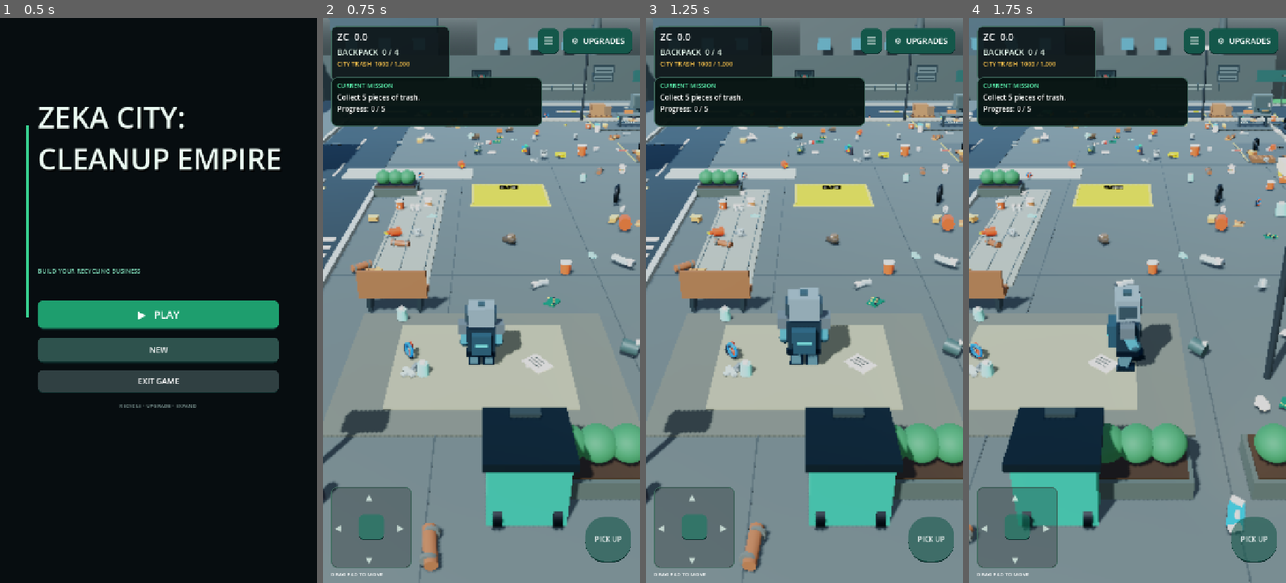
Above: before the commit, frames 1-4 (left to right).
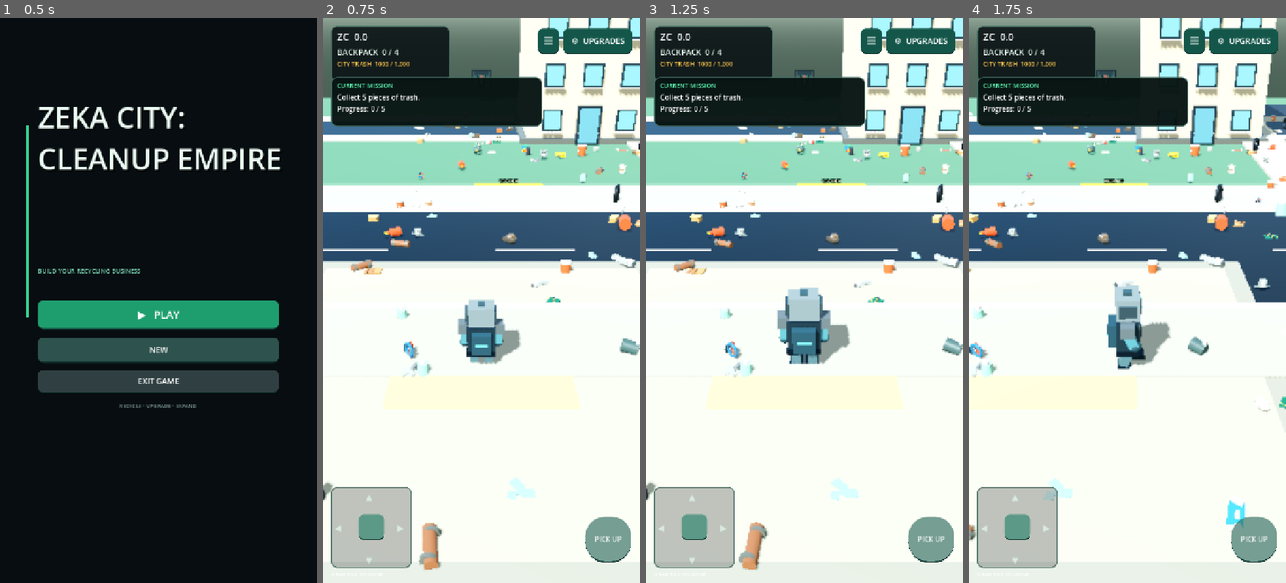
Above: after the commit, the same moments.

Repository: zekainstabot/trash-empire
Game: Godot game, scene res://Scenes/Main.tscn
Same seed, same stepped clock (60 frames per second), same inputs: the game is played once before the commit and once after it.
Inputs (mouse positions are in pixels of both pictures, inside the frame that each line leads up to):
- Up to frame 1 (0.5 s): no input
- Up to frame 2 (0.75 s): click "▶ PLAY" at 0.5 s
- Up to frame 3 (1.25 s): no input
- Up to frame 4 (1.75 s): move the mouse to (1197, 272) at 1.27 s; hold D (move_right) from 1.28 s (still down); click (1197, 272) at 1.42 s

Frame 1 is identical in both runs. In frame 2, 87% of the frame differs, in the area x 0-100%, y 0-100%; in frame 3, 87%; in frame 4, 87%.

Commit message:
Rebuild city environment from scratch with connected streets and urban districts

Diff:
--- a/Scripts/main.gd
+++ b/Scripts/main.gd
@@ -239,128 +239,179 @@
 	_animate_city_pedestrians(delta)
 
 func _build_world() -> void:
+	# Clean daylight lighting for the redesigned, open city.
 	var world_env := WorldEnvironment.new()
 	var env := Environment.new()
 	env.background_mode = Environment.BG_SKY
 	var sky_resource := Sky.new()
 	var sky_material := ProceduralSkyMaterial.new()
-	sky_material.sky_top_color = Color(0.16, 0.38, 0.68)
-	sky_material.sky_horizon_color = Color(0.72, 0.82, 0.92)
-	sky_material.ground_bottom_color = Color(0.20, 0.24, 0.25)
-	sky_material.ground_horizon_color = Color(0.55, 0.61, 0.63)
-	sky_material.sun_angle_max = 18.0
+	sky_material.sky_top_color = Color(0.18, 0.42, 0.72)
+	sky_material.sky_horizon_color = Color(0.78, 0.86, 0.91)
+	sky_material.ground_bottom_color = Color(0.24, 0.30, 0.27)
+	sky_material.ground_horizon_color = Color(0.57, 0.65, 0.59)
 	sky_material.use_debanding = true
 	sky_resource.sky_material = sky_material
 	env.sky = sky_resource
 	env.ambient_light_source = Environment.AMBIENT_SOURCE_COLOR
-	env.ambient_light_color = Color(0.72, 0.77, 0.82)
-	env.ambient_light_energy = 0.92
+	env.ambient_light_color = Color(0.78, 0.82, 0.79)
+	env.ambient_light_energy = 1.0
 	env.tonemap_mode = Environment.TONE_MAPPER_FILMIC
-	env.tonemap_exposure = 1.08
-	env.tonemap_white = 5.0
+	env.tonemap_exposure = 1.0
 	world_env.environment = env
 	add_child(world_env)
 
 	var sun := DirectionalLight3D.new()
 	sun.rotation_degrees = Vector3(-48, -32, 0)
-	sun.light_energy = 1.28
+	sun.light_energy = 1.18
 	sun.shadow_enabled = true
 	sun.shadow_bias = 0.035
-	sun.directional_shadow_max_distance = 75.0
+	sun.directional_shadow_max_distance = 90.0
 	add_child(sun)
 
-	# Main concrete yard and worn work zones.
-	_box("ConcreteYard", Vector3(0, -0.3, 0), Vector3(32, 0.6, 72), Color(0.34, 0.37, 0.35), true)
-	_box("RoadLane", Vector3(-8.0, 0.012, 1.0), Vector3(5.0, 0.025, 70.0), Color(0.19, 0.22, 0.22), false)
-	for z in range(-11, 13, 4):
-		_box("RoadDash", Vector3(-8.0, 0.03, z), Vector3(0.13, 0.025, 1.7), Color(0.88, 0.77, 0.38), false)
+	_build_city_rework_layout()
 	_build_city_dump_area()
-	# Endgame landfill: a continuous, walkable extension of the city.
-	_box("FinalCleanupGround", Vector3(160, -0.3, 0), Vector3(96, 0.6, 72), Color(0.30, 0.32, 0.27), true)
-	_box("FinalCleanupWorkPad", Vector3(160, 0.018, 0), Vector3(90, 0.035, 62), Color(0.28, 0.30, 0.26), false)
-	_box("FinalZoneAccessRoad", Vector3(122, 0.025, 0), Vector3(28, 0.05, 8.0), Color(0.14, 0.17, 0.18), false)
-	_box("FinalZoneRoadCenterLine", Vector3(122, 0.055, 0), Vector3(26, 0.012, 0.13), Color(0.91, 0.78, 0.43), false)
-	_box("FinalZoneEntryApron", Vector3(135, 0.045, 0), Vector3(8, 0.08, 15), Color(0.34, 0.35, 0.30), false)
-	_box("FinalZoneSignPost", Vector3(119, 2.0, -7.0), Vector3(0.22, 4.0, 0.22), Color(0.22, 0.25, 0.24), false)
-	_box("FinalZoneSignBoard", Vector3(119, 3.35, -7.0), Vector3(9.5, 1.8, 0.28), Color(0.08, 0.27, 0.25), false)
-	_label_3d("RECYCLING FACTORY", Vector3(119, 3.45, -6.82), 0.42)
-	for marker_x in range(118, 207, 8):
-		_box("FinalZoneBoundaryMarker", Vector3(float(marker_x), 0.04, -34.0), Vector3(0.7, 0.08, 0.7), Color(0.88, 0.62, 0.12), false)
-		_box("FinalZoneBoundaryMarker", Vector3(float(marker_x), 0.04, 34.0), Vector3(0.7, 0.08, 0.7), Color(0.88, 0.62, 0.12), false)
-	_box("PlayerStartZone", Vector3(0, 0.02, 7), Vector3(7, 0.04, 5), Color(0.39, 0.40, 0.35), false)
-
-	# Perimeter walls, fencing, and gate.
-	_box("BackWall", Vector3(0, 2.0, -35.5), Vector3(32, 4, 0.5), Color(0.28, 0.32, 0.31), true)
-	_box("LeftWall", Vector3(-15.5, 2.0, 0), Vector3(0.5, 4, 72), Color(0.28, 0.32, 0.31), true)
-	_box("DistrictTwoGround", Vector3(32, -0.3, 0), Vector3(32, 0.6, 72), Color(0.20, 0.43, 0.22), true)
-	_box("DistrictTwoGrassPatch", Vector3(32, 0.012, 0), Vector3(29.5, 0.025, 60.0), Color(0.25, 0.50, 0.22), false)
-	_box("DistrictThreeGround", Vector3(64, -0.3, 0), Vector3(32, 0.6, 72), Color(0.32, 0.34, 0.29), true)
-	# Open the east edge into a boulevard leading to the new market quarter.
-	_box("DistrictFourGround", Vector3(96, -0.3, 0), Vector3(32, 0.6, 72), Color(0.29, 0.34, 0.30), true)
-	_box("DistrictFourGrassPatch", Vector3(96, 0.012, 0), Vector3(29.5, 0.025, 60.0), Color(0.27, 0.43, 0.25), false)
-	# Wide service gateway into the new city recycling factory.
-	_box("DistrictFourOuterWallNorth", Vector3(111.5, 2.0, -22.0), Vector3(0.5, 4.0, 28.0), Color(0.28, 0.32, 0.31), true)
-	_box("DistrictFourOuterWallSouth", Vector3(111.5, 2.0, 22.0), Vector3(0.5, 4.0, 28.0), Color(0.28, 0.32, 0.31), true)
-	for gate_z in [-8.0, 8.0]:
-		_box("LandfillGatePillar", Vector3(111.5, 2.1, gate_z), Vector3(0.8, 4.2, 0.8), Color(0.20, 0.26, 0.25), true)
-		_box("LandfillGateCap", Vector3(111.5, 4.25, gate_z), Vector3(1.1, 0.22, 1.1), Color(0.83, 0.62, 0.19), false)
-	_box("LandfillGateHeader", Vector3(111.5, 4.15, 0), Vector3(0.45, 0.28, 15.5), Color(0.14, 0.22, 0.21), false)
-	_label_3d("RECYCLING FACTORY", Vector3(113.0, 4.65, 0), 0.34)
-	for x in range(-14, 15, 2):
-		# Keep a wide, player-accessible entrance aligned with the road.
-		if x >= -12 and x <= -4:
-			continue
-		_box("FencePost", Vector3(x, 1.35, 35.0), Vector3(0.16, 2.7, 0.16), Color(0.20, 0.24, 0.24), true)
-	# Wide 8-metre opening: both the player and municipal trucks can enter freely.
-	for rail_y in [2.45, 0.45]:
-		_box("FenceRailServiceLeft", Vector3(-13.5, rail_y, 35.0), Vector3(3.0, 0.14, 0.14), Color(0.18, 0.22, 0.22), false)
-		_box("FenceRailServiceRight", Vector3(5.5, rail_y, 35.0), Vector3(19.0, 0.14, 0.14), Color(0.18, 0.22, 0.22), false)
-	_box("GateLeft", Vector3(-12.0, 1.3, 35.0), Vector3(0.14, 2.6, 0.14), Color(0.82, 0.62, 0.18), false)
-	_box("GateRight", Vector3(-4.0, 1.3, 35.0), Vector3(0.14, 2.6, 0.14), Color(0.82, 0.62, 0.18), false)
-	_add_invisible_barrier("MainFrontSafety", Vector3(0, 1.0, 36.0), Vector3(32, 2.0, 0.5))
-
-	# Residential building: moved to the quiet west edge, away from the factory line.
-	_build_apartment_block()
-
-	# Clearly marked unloading pad directly in front of the conveyor intake.
-	_box("UnloadPad", Vector3(1.35, 0.018, -6.5), Vector3(3.5, 0.035, 3.2), Color(0.95, 0.66, 0.12), false)
-	_box("UnloadBorderFront", Vector3(1.35, 0.045, -8.12), Vector3(3.55, 0.045, 0.12), Color(1.0, 0.88, 0.28), false)
-	_box("UnloadBorderBack", Vector3(1.35, 0.045, -4.88), Vector3(3.55, 0.045, 0.12), Color(1.0, 0.88, 0.28), false)
-	_box("UnloadBorderLeft", Vector3(-0.43, 0.045, -6.5), Vector3(0.12, 0.045, 3.2), Color(1.0, 0.88, 0.28), false)
-	_box("UnloadBorderRight", Vector3(3.13, 0.045, -6.5), Vector3(0.12, 0.045, 3.2), Color(1.0, 0.88, 0.28), false)
-	_label_3d("UNLOAD HERE", Vector3(1.35, 0.12, -7.45), 0.28)
-
-	# The old central-city processing line was removed; recycling equipment is in the dedicated factory district.
-
-	# Ordinary neighborhood waste bins, distributed around the streets.
-	_make_street_bin(Vector3(-14.2, 0, -17.0), Color(0.20, 0.29, 0.27))
-	_make_street_bin(Vector3(13.8, 0, 8.5), Color(0.28, 0.34, 0.32))
-	_make_street_bin(Vector3(29.0, 0, -15.5), Color(0.22, 0.30, 0.36))
-	_make_barrel(Vector3(-13.25, 0, 4.0), Color(0.76, 0.31, 0.16))
-	_make_barrel(Vector3(-13.25, 0, 6.0), Color(0.18, 0.43, 0.67))
-	_make_tire_stack(Vector3(12.0, 0, 4.5))
-	_make_lamp(Vector3(-13.4, 0, -12.5))
-	_make_lamp(Vector3(13.4, 0, 10.5))
-	_make_tree(Vector3(-13.0, 0, 9.0))
-	_make_tree(Vector3(-13.0, 0, 1.0))
-	_box("SpawnPad", Vector3(0, 0.05, 7), Vector3(4.5, 0.08, 3.5), Color(0.48, 0.48, 0.39), false)
-	_label_3d("TRASH EMPIRE", Vector3(0, 3.2, 34.5), 0.65)
-	_build_first_district_details()
-	_build_yard_environment_details()
-	_build_industrial_set_dressing()
-	_build_random_residential_blocks()
-	_build_connected_city_streets()
-	_build_city_polish()
-	_build_city_life_details()
+	_build_recycling_mega_factory()
+	_build_sorting_district()
 	_build_city_pedestrians()
-	_build_recycling_mega_factory()
-	_build_commercial_district()
-	_build_sorting_district()
-	_build_ad_billboards()
-
 	refill_world_button = _create_gear_refill_button(Vector3(0.0, 2.0, -35.20), Callable(self, "_refill_first_district"))
 	refill_world_button.rotation_degrees.y = 90.0
-	# Central-city factory machines are intentionally removed.
+
+
+func _build_city_rework_layout() -> void:
+	# One continuous, walkable city surface replaces the old fenced concrete yard.
+	var grass := Color(0.27, 0.43, 0.29)
+	var asphalt := Color(0.105, 0.125, 0.14)
+	var sidewalk := Color(0.61, 0.62, 0.57)
+	var curb := Color(0.78, 0.77, 0.68)
+	var white := Color(0.90, 0.88, 0.79)
+	_box("CityTerrain", Vector3(49.0, -0.34, 0.0), Vector3(132.0, 0.68, 74.0), grass, true)
+	_box("FinalCleanupGround", Vector3(160.0, -0.34, 0.0), Vector3(96.0, 0.68, 74.0), Color(0.34, 0.38, 0.30), true)
+	_box("FinalCleanupWorkPad", Vector3(160.0, 0.018, 0.0), Vector3(90.0, 0.035, 62.0), Color(0.34, 0.38, 0.30), false)
+
+	# Main east-west boulevard with proper curbs, sidewalks and lane markings.
+	_box("CityGrandBoulevard", Vector3(49.0, 0.025, 0.0), Vector3(132.0, 0.05, 8.2), asphalt, false)
+	for side in [-1.0, 1.0]:
+		_box("BoulevardCurb", Vector3(49.0, 0.09, side * 4.25), Vector3(132.0, 0.18, 0.28), curb, false)
+		_box("BoulevardSidewalk", Vector3(49.0, 0.075, side * 6.0), Vector3(132.0, 0.15, 3.2), sidewalk, false)
+		_box("BoulevardGrassVerge", Vector3(49.0, 0.025, side * 8.0), Vector3(132.0, 0.05, 1.0), grass.lightened(0.08), false)
+	for dash_x in range(-12, 115, 7):
+		_box("BoulevardLaneDash", Vector3(float(dash_x), 0.058, 0.0), Vector3(3.0, 0.016, 0.13), white, false)
+
+	# Four connected north-south streets create recognizable city blocks.
+	for street_x in [16.0, 48.0, 80.0, 104.0]:
+		_box("CityCrossStreet", Vector3(street_x, 0.028, 0.0), Vector3(6.8, 0.056, 66.0), asphalt, false)
+		for side in [-1.0, 1.0]:
+			_box("CrossStreetCurb", Vector3(street_x + side * 3.55, 0.09, 0.0), Vector3(0.22, 0.18, 66.0), curb, false)
+			_box("CrossStreetWalkway", Vector3(street_x + side * 5.0, 0.075, 0.0), Vector3(2.7, 0.15, 66.0), sidewalk, false)
+		for z in range(-28, 29, 8):
+			_box("CrossStreetCenterMark", Vector3(street_x, 0.06, float(z)), Vector3(0.12, 0.016, 2.7), white, false)
+		# Zebra crossings at the main boulevard.
+		for stripe in range(6):
+			_box("CityZebraCrossing", Vector3(street_x - 2.0 + float(stripe) * 0.8, 0.065, 5.2), Vector3(0.48, 0.018, 1.5), white, false)
+			_box("CityZebraCrossing", Vector3(street_x - 2.0 + float(stripe) * 0.8, 0.065, -5.2), Vector3(0.48, 0.018, 1.5), white, false)
+
+	# Side streets, parking bays and block access lanes.
+	for street_z in [-22.0, 22.0]:
+		_box("NeighborhoodStreet", Vector3(49.0, 0.024, street_z), Vector3(132.0, 0.048, 5.4), asphalt, false)
+		for side in [-1.0, 1.0]:
+			_box("NeighborhoodSidewalk", Vector3(49.0, 0.07, street_z + side * 3.45), Vector3(132.0, 0.14, 1.5), sidewalk, false)
+		for dash_x in range(-10, 115, 8):
+			_box("NeighborhoodLaneDash", Vector3(float(dash_x), 0.055, street_z), Vector3(3.0, 0.012, 0.10), white, false)
+
+	# Residential and civic buildings are arranged as real blocks, leaving clear
+	# pedestrian routes and keeping the four sorting-station plots unobstructed.
+	_build_city_block_building(Vector3(7.0, 0.0, -22.0), "APARTMENTS", Color(0.72, 0.67, 0.56), 3, 8.0)
+	_build_city_block_building(Vector3(40.0, 0.0, -22.0), "CITY HALL", Color(0.70, 0.73, 0.68), 2, 10.0)
+	_build_city_block_building(Vector3(72.0, 0.0, -22.0), "LIBRARY", Color(0.70, 0.57, 0.43), 2, 8.0)
+	_build_city_block_building(Vector3(99.0, 0.0, -22.0), "CLINIC", Color(0.73, 0.76, 0.72), 2, 7.0)
+	_build_city_block_building(Vector3(7.0, 0.0, 22.0), "RESIDENCES", Color(0.67, 0.70, 0.73), 3, 8.5)
+	_build_city_block_building(Vector3(40.0, 0.0, 22.0), "SCHOOL", Color(0.76, 0.66, 0.48), 2, 7.0)
+	_build_city_block_building(Vector3(72.0, 0.0, 22.0), "FIRE STATION", Color(0.68, 0.43, 0.37), 2, 7.0)
+	_build_city_block_building(Vector3(99.0, 0.0, 22.0), "SUPERMARKET", Color(0.52, 0.66, 0.58), 1, 6.0)
+
+	# A proper public park occupies the open civic block, with paths and seating.
+	_box("CityParkLawn", Vector3(56.0, 0.055, 13.0), Vector3(19.0, 0.11, 12.0), Color(0.25, 0.48, 0.27), false)
+	_box("ParkPathLong", Vector3(56.0, 0.12, 13.0), Vector3(17.0, 0.04, 1.5), sidewalk, false)
+	_box("ParkPathCross", Vector3(56.0, 0.125, 13.0), Vector3(1.5, 0.04, 10.0), sidewalk, false)
+	_cylinder("CityParkFountainBasin", Vector3(56.0, 0.30, 13.0), 1.55, 0.42, Color(0.48, 0.53, 0.50), false)
+	_cylinder("CityParkFountainWater", Vector3(56.0, 0.53, 13.0), 1.30, 0.05, Color(0.19, 0.55, 0.69), false)
+	_cylinder("CityParkFountainCore", Vector3(56.0, 0.83, 13.0), 0.24, 0.58, Color(0.70, 0.72, 0.67), false)
+	for bench_pos in [Vector3(49.0, 0.0, 13.0), Vector3(63.0, 0.0, 13.0)]:
+		_make_bench(bench_pos)
+	for tree_pos in [Vector3(48.0, 0.0, 8.5), Vector3(64.0, 0.0, 8.5), Vector3(48.0, 0.0, 17.5), Vector3(64.0, 0.0, 17.5)]:
+		_build_neighborhood_tree(tree_pos)
+
+	# Player's starting plaza and waste drop-off remain easy to find.
+	_box("PlayerWelcomePlaza", Vector3(0.0, 0.035, 7.0), Vector3(12.0, 0.07, 12.0), Color(0.53, 0.54, 0.49), false)
+	_box("PlayerWelcomeInset", Vector3(0.0, 0.078, 7.0), Vector3(10.8, 0.018, 10.8), Color(0.62, 0.62, 0.55), false)
+	_box("SpawnPad", Vector3(0.0, 0.105, 7.0), Vector3(4.5, 0.035, 3.5), Color(0.78, 0.68, 0.43), false)
+	_label_3d("ZEKA CITY", Vector3(0.0, 3.2, 34.0), 0.65)
+	_box("UnloadPad", Vector3(1.35, 0.12, -6.5), Vector3(3.5, 0.035, 3.2), Color(0.94, 0.66, 0.13), false)
+	_label_3d("WASTE DROP-OFF", Vector3(1.35, 0.45, -7.45), 0.24)
+
+	# Public waste bins are placed beside sidewalks, never in the traffic lanes.
+	for bin_pos in [Vector3(-11.0, 0.0, -7.0), Vector3(12.0, 0.0, 9.0), Vector3(29.0, 0.0, -12.0), Vector3(61.0, 0.0, -8.0), Vector3(91.0, 0.0, 9.0), Vector3(108.0, 0.0, -10.0)]:
+		_make_street_bin(bin_pos, Color(0.18, 0.34, 0.31))
+	for barrel_pos in [Vector3(-11.5, 0.0, 3.0), Vector3(13.0, 0.0, 12.0)]:
+		_make_barrel(barrel_pos, Color(0.72, 0.34, 0.18))
+
+	# Street furniture: lamps, traffic lights, signs and parking.
+	for lamp_pos in [Vector3(13.0, 0.0, -8.0), Vector3(19.0, 0.0, 8.0), Vector3(45.0, 0.0, -8.0), Vector3(51.0, 0.0, 8.0), Vector3(77.0, 0.0, -8.0), Vector3(83.0, 0.0, 8.0), Vector3(101.0, 0.0, -8.0), Vector3(107.0, 0.0, 8.0)]:
+		_make_lamp(lamp_pos)
+	for signal_x in [16.0, 48.0, 80.0, 104.0]:
+		for signal_side in [-1.0, 1.0]:
+			var signal_pos := Vector3(signal_x + signal_side * 4.4, 0.0, signal_side * 5.8)
+			_box("TrafficSignalPole", signal_pos + Vector3(0, 1.55, 0), Vector3(0.11, 3.1, 0.11), Color(0.16, 0.20, 0.21), false)
+			_box("TrafficSignalHead", signal_pos + Vector3(0, 2.85, 0), Vector3(0.34, 0.78, 0.28), Color(0.055, 0.075, 0.08), false)
+			for light_i in range(3):
+				_cylinder("TrafficLightLens", signal_pos + Vector3(0, 3.08 - float(light_i) * 0.23, 0.16), 0.07, 0.045, [Color(0.82, 0.18, 0.14), Color(0.92, 0.69, 0.16), Color(0.20, 0.72, 0.34)][light_i], false)
+	for car_pos in [Vector3(22.0, 0.0, -10.0), Vector3(44.0, 0.0, 10.0), Vector3(68.0, 0.0, -10.0), Vector3(92.0, 0.0, 10.0)]:
+		_make_parked_car(car_pos)
+
+	# Trees line the sidewalks and create green pockets between buildings.
+	for tree_pos in [Vector3(20.0, 0.0, -8.0), Vector3(28.0, 0.0, 8.0), Vector3(44.0, 0.0, -8.0), Vector3(52.0, 0.0, 8.0), Vector3(76.0, 0.0, -8.0), Vector3(84.0, 0.0, 8.0), Vector3(100.0, 0.0, -8.0), Vector3(108.0, 0.0, 8.0)]:
+		_build_neighborhood_tree(tree_pos)
+
+	# Road connection from the city into the industrial recycling campus.
+	_box("FactoryAccessRoad", Vector3(133.0, 0.03, 0.0), Vector3(36.0, 0.06, 8.2), asphalt, false)
+	_box("FactoryAccessCenterLine", Vector3(133.0, 0.065, 0.0), Vector3(35.0, 0.012, 0.13), white, false)
+	_box("FactoryGateApron", Vector3(115.0, 0.045, 0.0), Vector3(10.0, 0.09, 16.0), Color(0.45, 0.47, 0.43), false)
+	_box("FactoryGatePostLeft", Vector3(111.5, 2.0, -8.0), Vector3(0.8, 4.0, 0.8), Color(0.18, 0.25, 0.25), false)
+	_box("FactoryGatePostRight", Vector3(111.5, 2.0, 8.0), Vector3(0.8, 4.0, 0.8), Color(0.18, 0.25, 0.25), false)
+	_box("FactoryGateHeader", Vector3(111.5, 4.1, 0.0), Vector3(0.45, 0.28, 15.5), Color(0.12, 0.20, 0.21), false)
+	_label_3d("RECYCLING DISTRICT", Vector3(113.0, 4.55, 0.0), 0.30)
+
+	# The final clean-up district has a marked public access road and boundary.
+	_box("FinalZoneAccessRoad", Vector3(122.0, 0.03, 0.0), Vector3(28.0, 0.06, 8.0), asphalt, false)
+	_box("FinalZoneRoadCenterLine", Vector3(122.0, 0.065, 0.0), Vector3(26.0, 0.012, 0.13), white, false)
+	_box("FinalZoneEntryApron", Vector3(135.0, 0.05, 0.0), Vector3(8.0, 0.10, 15.0), Color(0.43, 0.45, 0.40), false)
+	for marker_x in range(118, 207, 8):
+		_box("FinalZoneBoundaryMarker", Vector3(float(marker_x), 0.05, -34.0), Vector3(0.7, 0.1, 0.7), Color(0.88, 0.62, 0.12), false)
+		_box("FinalZoneBoundaryMarker", Vector3(float(marker_x), 0.05, 34.0), Vector3(0.7, 0.1, 0.7), Color(0.88, 0.62, 0.12), false)
+
+
+func _build_city_block_building(center: Vector3, sign_text: String, facade: Color, floors: int, width: float) -> void:
+	# Modular low-poly architecture with a real base, layered facade, roofline,
+	# recessed windows, balconies and a visible entrance.
+	var depth := 9.0
+	var height := float(floors) * 2.7
+	var front_z := center.z + (5.0 if center.z < 0.0 else -5.0)
+	_box("CityBuildingFoundation", center + Vector3(0, 0.18, 0), Vector3(width + 0.8, 0.36, depth + 0.8), Color(0.36, 0.37, 0.34), true)
+	_box("CityBuildingFacade", center + Vector3(0, height * 0.5 + 0.25, 0), Vector3(width, height, depth), facade, true)
+	_box("CityBuildingRoofCap", center + Vector3(0, height + 0.40, 0), Vector3(width + 0.55, 0.32, depth + 0.55), Color(0.20, 0.25, 0.27), false)
+	_box("CityBuildingCornice", center + Vector3(0, height - 0.10, front_z - center.z), Vector3(width + 0.18, 0.22, 0.22), facade.darkened(0.22), false)
+	for floor_i in range(floors):
+		var window_y := 1.55 + float(floor_i) * 2.7
+		for window_x in [-width * 0.30, 0.0, width * 0.30]:
+			_box("CityWindowFrame", center + Vector3(window_x, window_y, front_z - center.z), Vector3(1.25, 1.35, 0.16), Color(0.12, 0.18, 0.20), false)
+			_box("CityWindowGlass", center + Vector3(window_x, window_y, front_z - center.z + (0.10 if center.z < 0.0 else -0.10)), Vector3(1.03, 1.12, 0.045), Color(0.32, 0.56, 0.66), false)
+			_box("CityWindowSill", center + Vector3(window_x, window_y - 0.73, front_z - center.z), Vector3(1.4, 0.10, 0.24), Color(0.76, 0.76, 0.68), false)
+	_box("CityEntranceFrame", center + Vector3(0, 1.25, front_z - center.z), Vector3(1.55, 2.45, 0.22), Color(0.12, 0.16, 0.18), false)
+	_box("CityEntranceGlass", center + Vector3(0, 1.25, front_z - center.z + (0.13 if center.z < 0.0 else -0.13)), Vector3(1.22, 2.1, 0.05), Color(0.26, 0.48, 0.56), false)
+	_box("CityBuildingSign", center + Vector3(0, height + 1.05, front_z - center.z), Vector3(minf(width - 1.0, 7.0), 0.72, 0.22), Color(0.10, 0.20, 0.22), false)
+	_label_3d(sign_text, center + Vector3(0, height + 1.06, front_z - center.z + (0.15 if center.z < 0.0 else -0.15)), 0.22)
+	for roof_x in [-width * 0.32, width * 0.32]:
+		_box("CityRoofVent", center + Vector3(roof_x, height + 0.72, 0), Vector3(0.9, 0.5, 0.8), Color(0.32, 0.36, 0.36), false)
 
 
 func _build_sorting_district() -> void:
